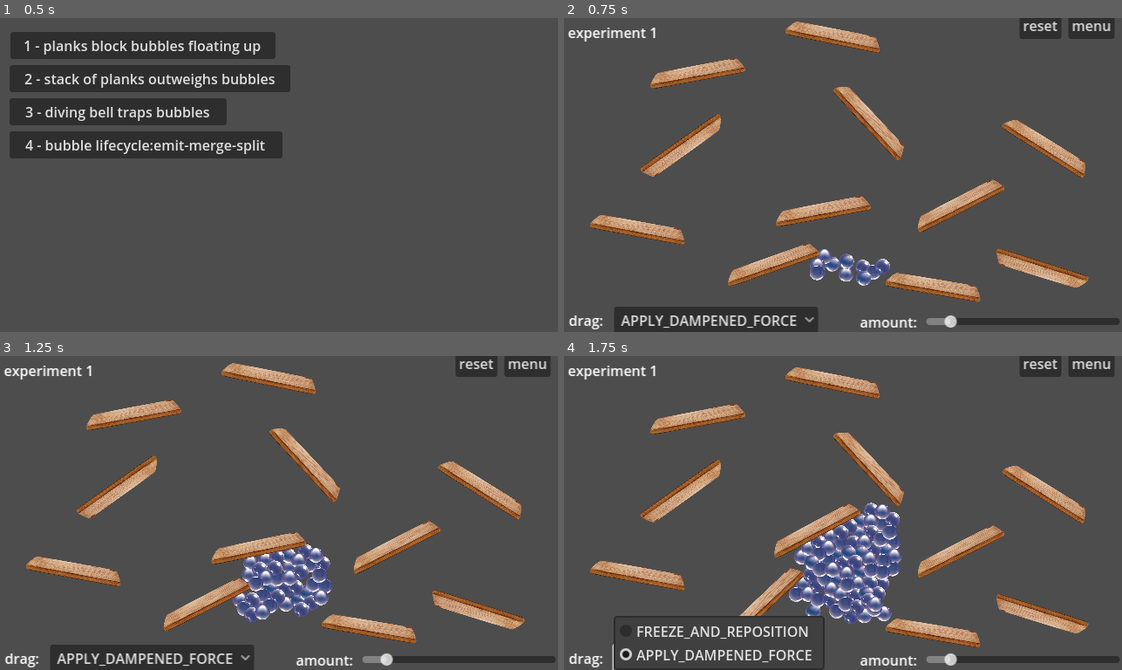
Above: before the commit, frames 1-4 (two rows, left to right).
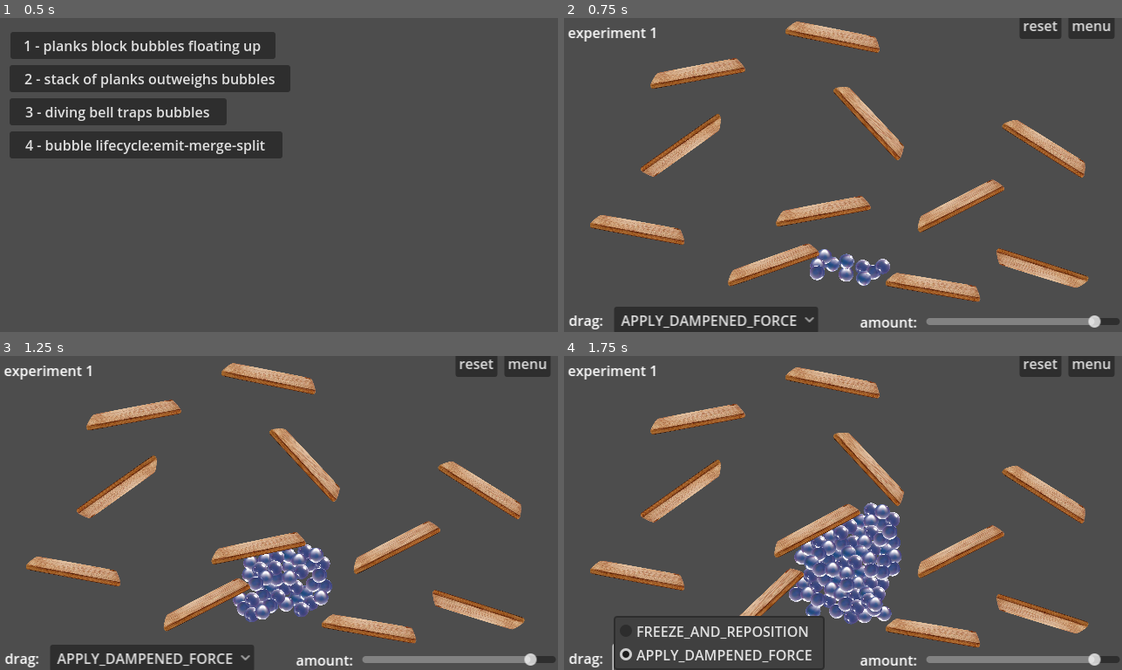
Above: after the commit, the same moments.

Repository: outrightmental/ggj25-bubble-up
Game: Godot game, scene res://scenes/main.tscn
Two runs of this game, one before a commit and one after it. Both use one fixed random seed, a clock stepped at 60 frames per second and the inputs below.
Inputs:
- Up to frame 1 (0.5 s): no input
- Up to frame 2 (0.75 s): click "1 - planks block bubbles floa…" at 0.5 s
- Up to frame 3 (1.25 s): no input
- Up to frame 4 (1.75 s): click "APPLY_DAMPENED_FORCE" at 1.25 s

Frame 1 is identical in both runs. In frame 2, 0.7% of the frame differs, in the area x 68-97%, y 94-99%; in frame 3, 0.7%; in frame 4, 0.7%.

Commit message:
Drag amount defaults to 0.9
Relates to #10

Diff:
--- a/global.gd
+++ b/global.gd
@@ -2,7 +2,7 @@
 
 enum DragBehavior { FREEZE_AND_REPOSITION, APPLY_DAMPENED_FORCE }
 var drag_behavior: DragBehavior = DragBehavior.APPLY_DAMPENED_FORCE
-var drag_factor: float          = 0.1
+var drag_factor: float          = 0.9
 var dragging_force_min: float   = 5 # How much force is applied when dragging
 var dragging_force_max: float   = 200 # How much force is applied when dragging
 var bubble_collision_merge_accel_threshold = 5000
